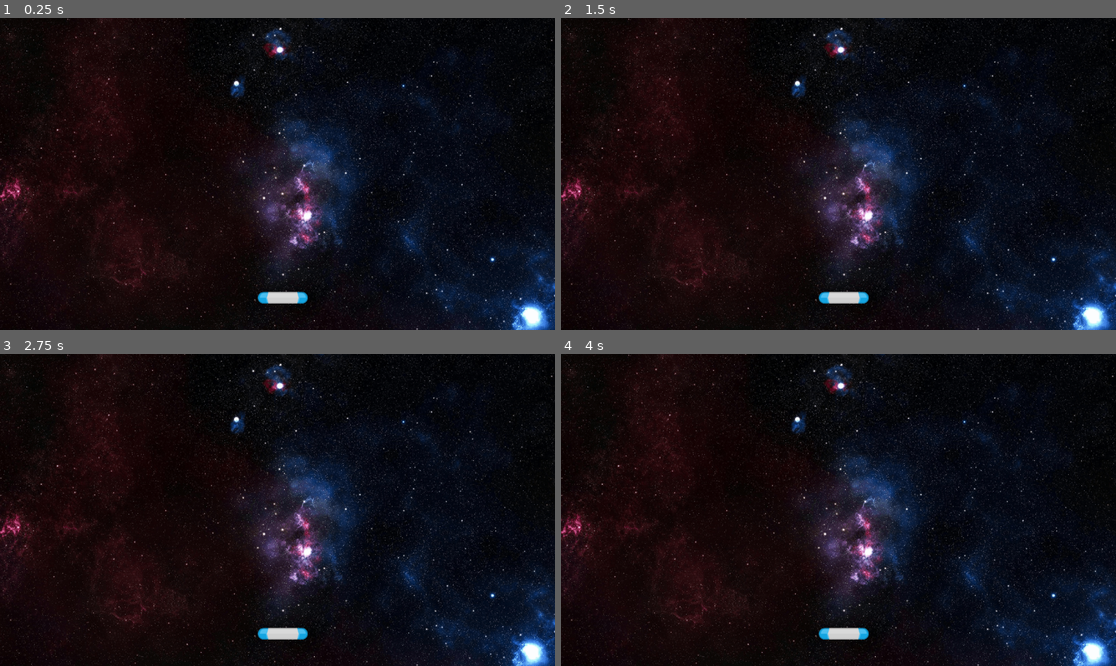
Above: before the commit, frames 1-4 (two rows, left to right).
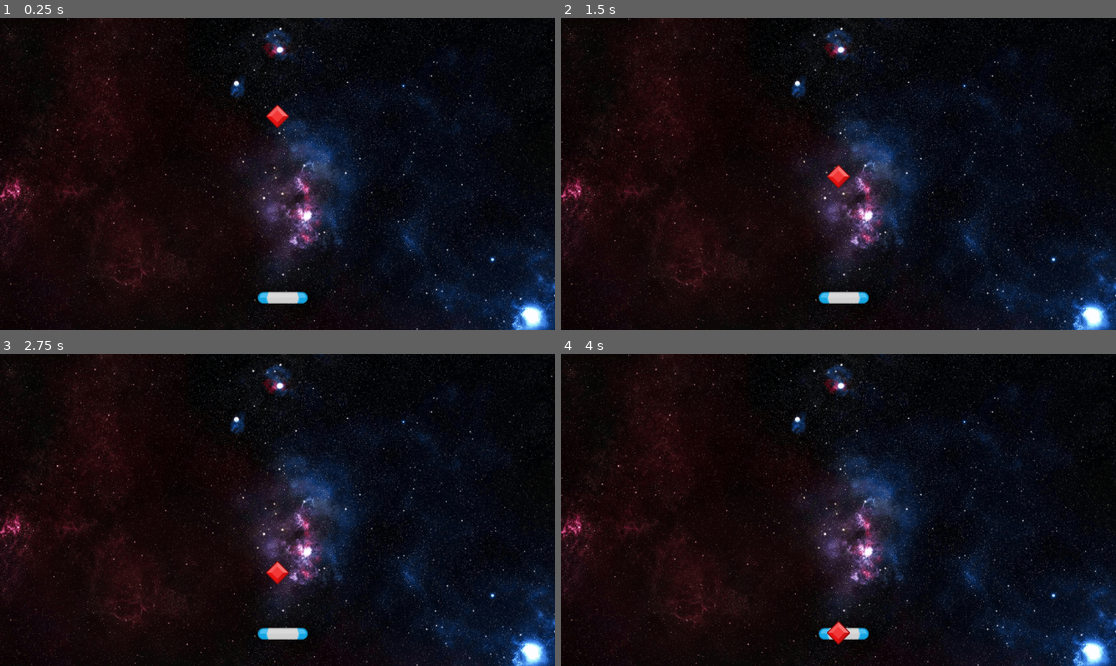
Above: after the commit, the same moments.

Repository: Nimira43/Space-Gems
Game: Godot game, scene res://scenes/game.tscn
The game is run twice, just before and just after one commit, with the same random seed, the same clock (stepped at 60 frames per second) and the same inputs.
Inputs:
- Up to frame 1 (0.25 s): no input
- Up to frame 2 (1.5 s): no input
- Up to frame 3 (2.75 s): no input
- Up to frame 4 (4 s): no input

The runs differ from the first frame. In frame 1, 0.2% of the frame differs, in the area x 47-53%, y 27-36%; in frame 2, 0.2%, in the area x 47-53%, y 46-55%; in frame 3, 0.2%; in frame 4, 0.2%.

Commit message:
Started doing some gd programming for first time.

Diff:
--- a/scenes/game.tscn
+++ b/scenes/game.tscn
@@ -1,7 +1,8 @@
-[gd_scene load_steps=3 format=3 uid="uid://bsggd7n2wq4cy"]
+[gd_scene load_steps=4 format=3 uid="uid://bsggd7n2wq4cy"]
 
 [ext_resource type="Texture2D" uid="uid://civ6pxj1frucu" path="res://assets/space-bg.png" id="1_kbj4v"]
 [ext_resource type="PackedScene" uid="uid://cbwrp5m052aa7" path="res://scenes/paddle.tscn" id="2_6ulgs"]
+[ext_resource type="PackedScene" uid="uid://bhbmh4vlpjouc" path="res://scenes/gem.tscn" id="3_n8ndc"]
 
 [node name="Game" type="Node2D"]
 
@@ -12,3 +13,6 @@
 
 [node name="Paddle" parent="." instance=ExtResource("2_6ulgs")]
 position = Vector2(587, 581)
+
+[node name="Gem" parent="." instance=ExtResource("3_n8ndc")]
+position = Vector2(576, 179)
--- /dev/null
+++ b/scenes/gem.gd
@@ -0,0 +1,11 @@
+extends Area2D
+
+
+# Called when the node enters the scene tree for the first time.
+func _ready() -> void:
+	pass # Replace with function body.
+
+
+# Called every frame. 'delta' is the elapsed time since the previous frame.
+func _process(delta: float) -> void:
+	position.y += 100.0 * delta
--- /dev/null
+++ b/scenes/gem.tscn
@@ -0,0 +1,17 @@
+[gd_scene load_steps=4 format=3 uid="uid://bhbmh4vlpjouc"]
+
+[ext_resource type="Texture2D" uid="uid://b4gu1nw1joq3q" path="res://assets/element_red_diamond.png" id="1_4eldw"]
+[ext_resource type="Script" path="res://scenes/gem.gd" id="1_fgflx"]
+
+[sub_resource type="RectangleShape2D" id="RectangleShape2D_sl6jg"]
+size = Vector2(35, 35)
+
+[node name="Gem" type="Area2D"]
+script = ExtResource("1_fgflx")
+
+[node name="Sprite2D" type="Sprite2D" parent="."]
+texture = ExtResource("1_4eldw")
+
+[node name="CollisionShape2D" type="CollisionShape2D" parent="."]
+rotation = 0.785398
+shape = SubResource("RectangleShape2D_sl6jg")
